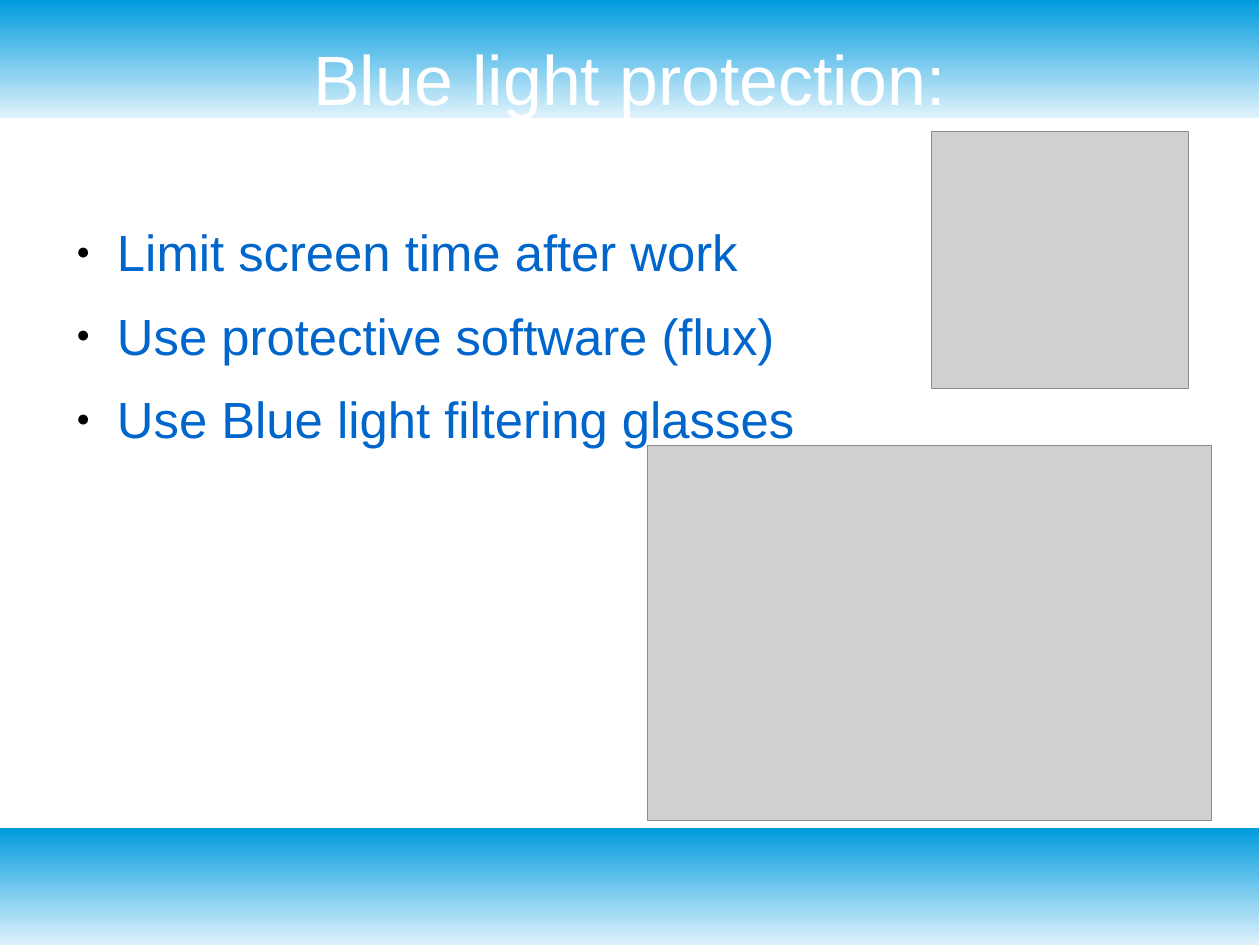
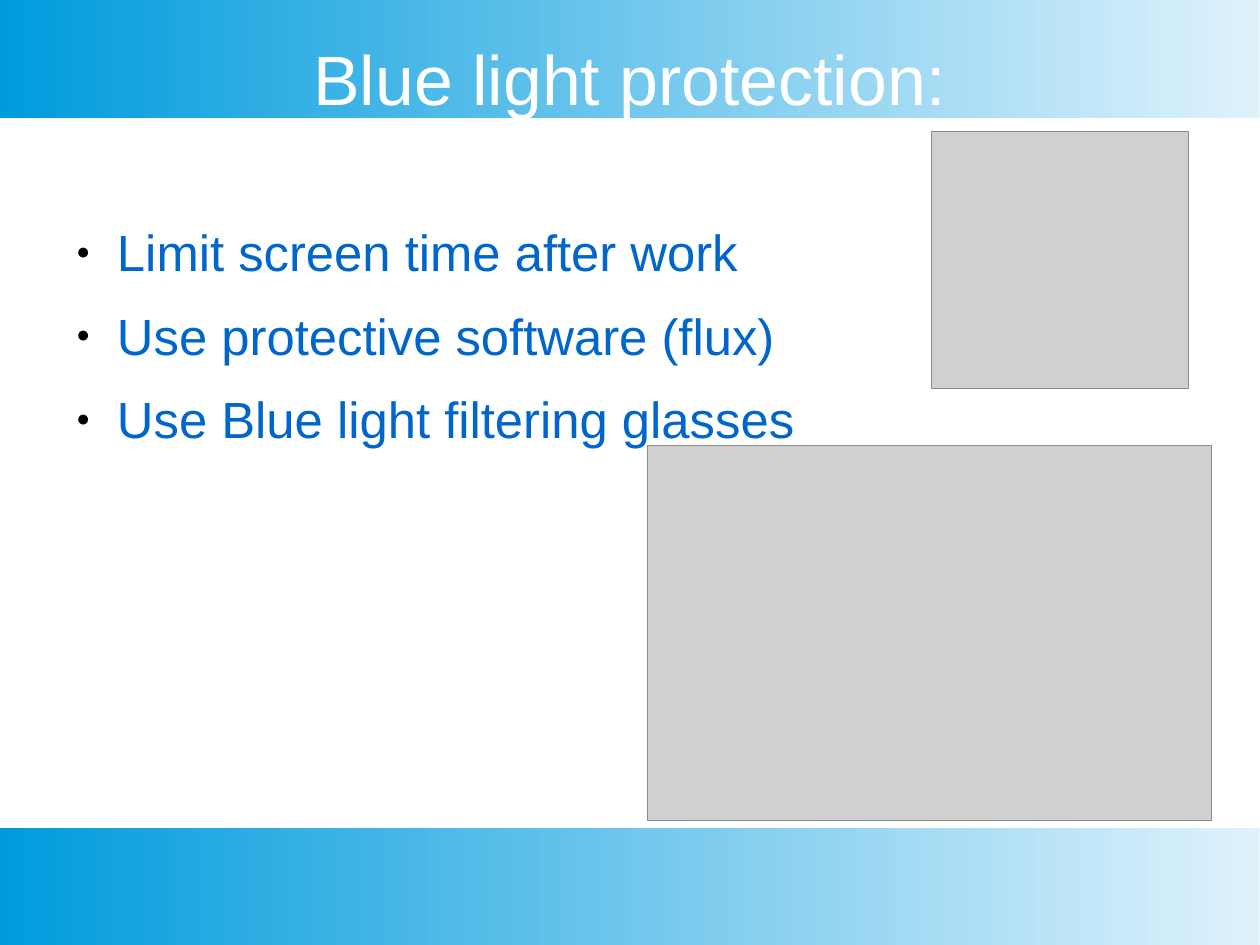
Before and after one commit to CSteigueber/watch-on-health, a slide deck: slide 12 of watch.odp (slide 13 before the commit). Drawn at 1260x945 pixels with LibreOffice and Linux fonts; fonts in the diff are those of the drawing; grey boxes stand for pictures. Boxes give left, top, right and bottom in pixels: in the first picture for what was removed or moved away, otherwise in the second. Text is boxed around its words. In the diff, an @@ line names an element or a change of style, - is before the commit and + after.

```diff
--- a/watch.odp
+++ b/watch.odp
@@ rectangle removed at <box>0,0,1260,118</box> @@
@@ freeform shape added at <box>0,0,1260,118</box>, fill gradient #DFF2FC to #009BDD @@
@@ title "Blue light protection:" rewrapped from <box>313,49,946,118</box> to <box>313,54,946,118</box> @@
@@ rectangle removed at <box>0,828,1260,945</box> @@
@@ freeform shape added at <box>0,828,1260,945</box>, fill gradient #DFF2FC to #009BDD @@
```
Also in this commit, not shown: 12 other slides changed, 1 slide removed.
